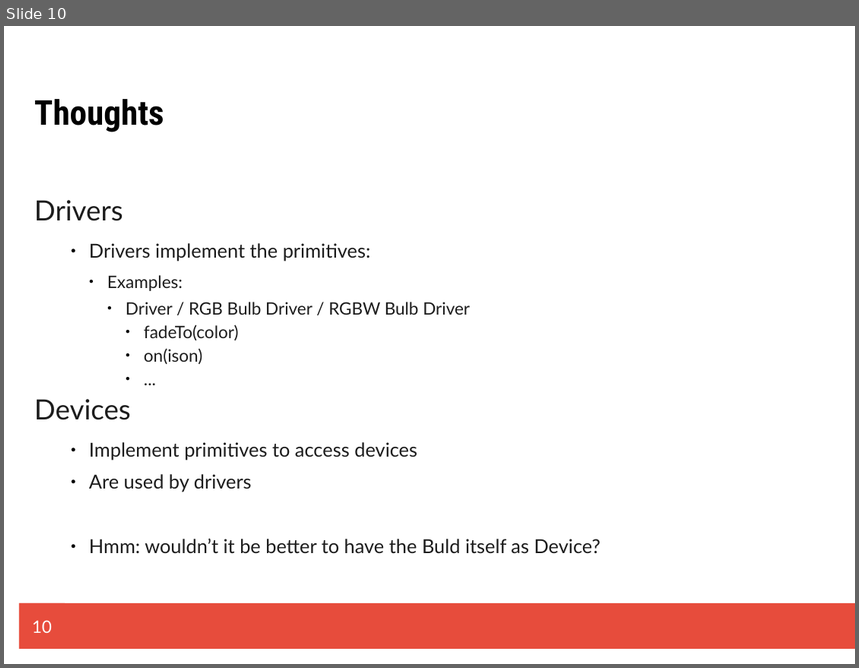
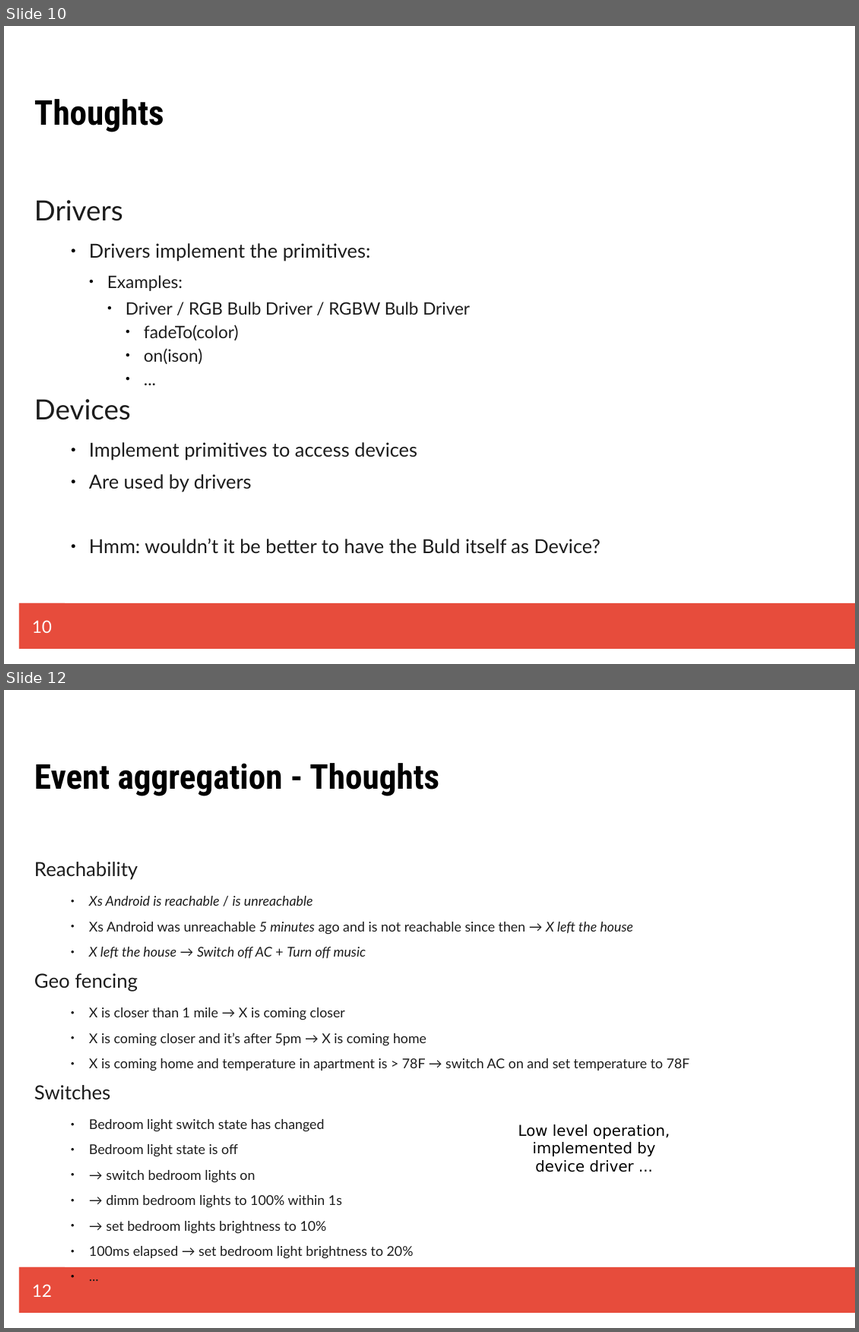
Before and after one commit to m4nue1X/homerunner, a slide deck: resources/Sketchbook.odp. Shown one above the other, each under a label of ours: slide 10 before the commit, slides 10 and 12 after it; the slides between them are not shown. The pictures are 859x668 and 859x1332 pixels, drawn with LibreOffice and Linux fonts; fonts in the diff are those of the drawing. Boxes give left, top, right and bottom in pixels: in the first picture for what was removed or moved away, otherwise in the second. Text is boxed around its words. In the diff, an @@ line names an element or a change of style, - is before the commit and + after.

Commit message:
Sketched event aggregation concept

```diff
--- a/resources/Sketchbook.odp
+++ b/resources/Sketchbook.odp
@@ slide 12 added at [4,690,855,1328], background #FFFFFF; not listed: 1 template element that a slide beside it also shows @@
@@ title added at [34,763,439,796], 32 pt, text #000000, bold @@
+Event aggregation - Thoughts
@@ text added at [34,862,690,1259], 12.6 pt, text #1C1C1C @@
+Reachability
+    ● Xs Android is reachable / is unreachable
+    ● Xs Android was unreachable 5 minutes ago and is not reachable since then → X left the house
+    ● X left the house → Switch off AC + Turn off music
+Geo fencing
+    ● X is closer than 1 mile → X is coming closer
+    ● X is coming closer and it’s after 5pm → X is coming home
+    ● X is coming home and temperature in apartment is > 78F → switch AC on and set temperature to 78F
+Switches
+    ● Bedroom light switch state has changed
+    ● Bedroom light state is off
+    ● → switch bedroom lights on
+    ● → dimm bedroom lights to 100% within 1s
+    ● → set bedroom lights brightness to 10%
+    ● 100ms elapsed → set bedroom light brightness to 20%
+    ● ...
@@ rounded speech box added at [518,1118,672,1178], 14 pt, text #000000 @@
+Low level operation,
+implemented by
+device driver ...
@@ page number added at [19,1268,65,1313], fill #E74C3C, 16 pt, text #FFFFFF @@
+12
```
Also in this commit, not shown: 3 other slides added.
